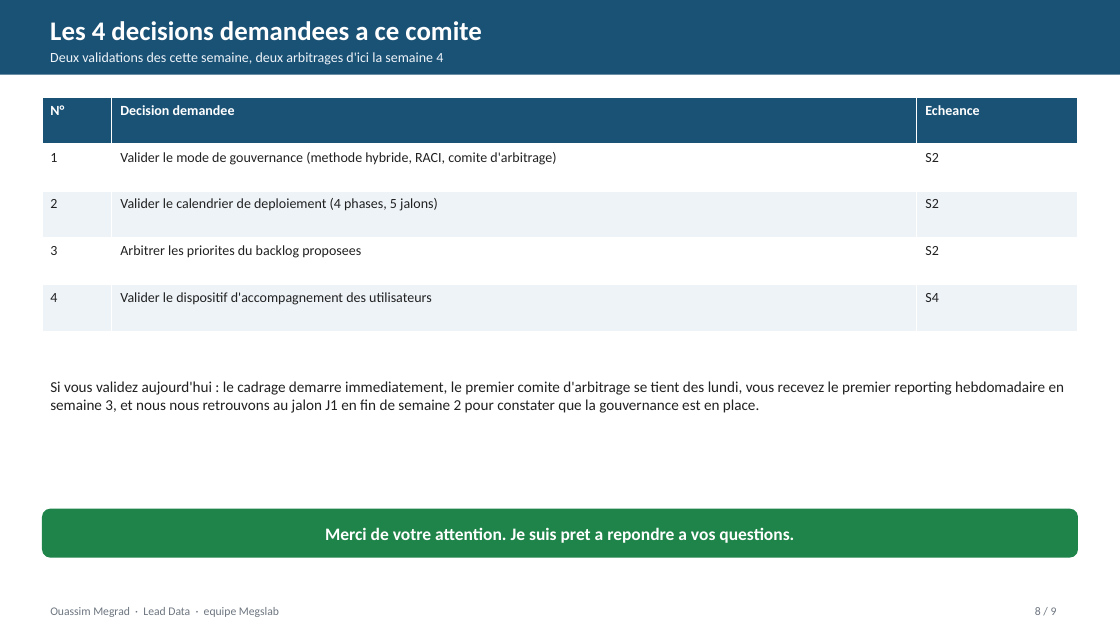
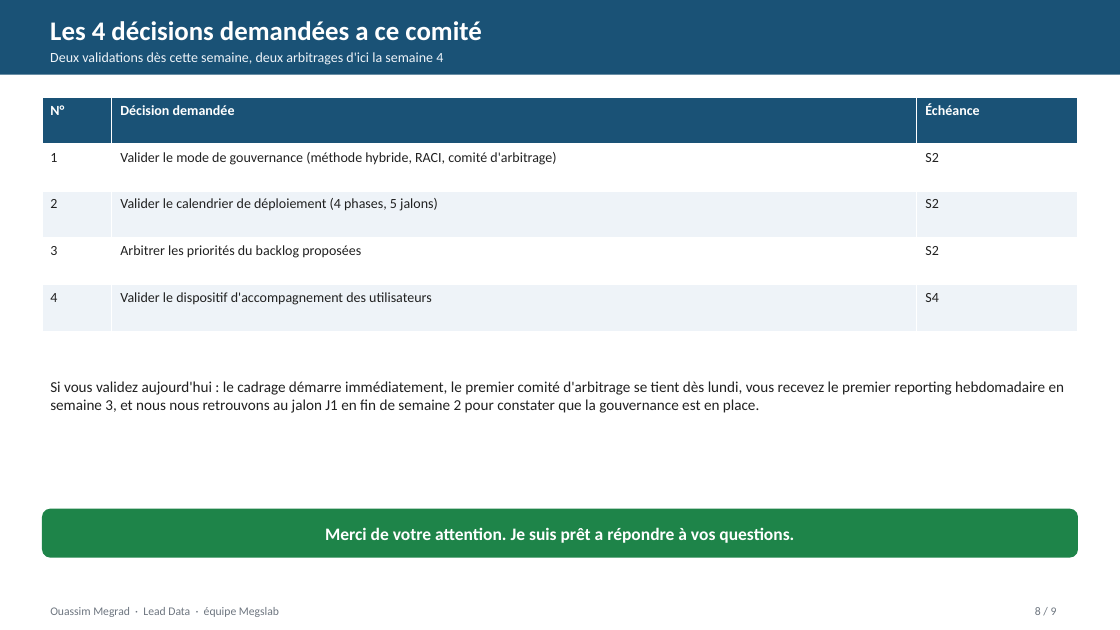
Before and after one commit to ouassim16wass/bloc_e4, a slide deck: slide 8 of livrables/support_reporting_direction.pptx. Drawn at 1120x630 pixels with LibreOffice and Linux fonts; fonts in the diff are those of the drawing. Boxes give left, top, right and bottom in pixels: in the first picture for what was removed or moved away, otherwise in the second. Text is boxed around its words. In the diff, an @@ line names an element or a change of style, - is before the commit and + after.

```diff
--- a/livrables/support_reporting_direction.pptx
+++ b/livrables/support_reporting_direction.pptx
@@ text at (x1=50, y1=21, x2=481, y2=41): text changed @@
-Les 4 decisions demandees a ce comite
+Les 4 décisions demandées a ce comité
@@ text at (x1=50, y1=52, x2=443, y2=65): text changed @@
-Deux validations des cette semaine, deux arbitrages d'ici la semaine 4
+Deux validations dès cette semaine, deux arbitrages d'ici la semaine 4
@@ table at (x1=42, y1=98, x2=1078, y2=332) @@
-row 1, column 2: Decision demandee
+row 1, column 2: Décision demandée
-row 1, column 3: Echeance
+row 1, column 3: Échéance
-row 2, column 2: Valider le mode de gouvernance (methode hybride, RACI, comite d'arbitrage)
+row 2, column 2: Valider le mode de gouvernance (méthode hybride, RACI, comité d'arbitrage)
-row 3, column 2: Valider le calendrier de deploiement (4 phases, 5 jalons)
+row 3, column 2: Valider le calendrier de déploiement (4 phases, 5 jalons)
-row 4, column 2: Arbitrer les priorites du backlog proposees
+row 4, column 2: Arbitrer les priorités du backlog proposées
@@ text at (x1=50, y1=381, x2=1064, y2=413): text changed @@
-Si vous validez aujourd'hui : le cadrage demarre immediatement, le premier comite d'arbitrage se tient des lundi, vous recevez le premier reporting hebdomadaire en semaine 3, et nous nous retrouvons au jalon J1 en fin de semaine 2 pour constater que la gouvernance est en place.
+Si vous validez aujourd'hui : le cadrage démarre immédiatement, le premier comité d'arbitrage se tient dès lundi, vous recevez le premier reporting hebdomadaire en semaine 3, et nous nous retrouvons au jalon J1 en fin de semaine 2 pour constater que la gouvernance est en place.
@@ text in rounded rectangle at (x1=325, y1=527, x2=794, y2=543): text changed @@
-Merci de votre attention. Je suis pret a repondre a vos questions.
+Merci de votre attention. Je suis prêt a répondre à vos questions.
```
Also in this commit, not shown: 8 other slides changed, 1 other file.
